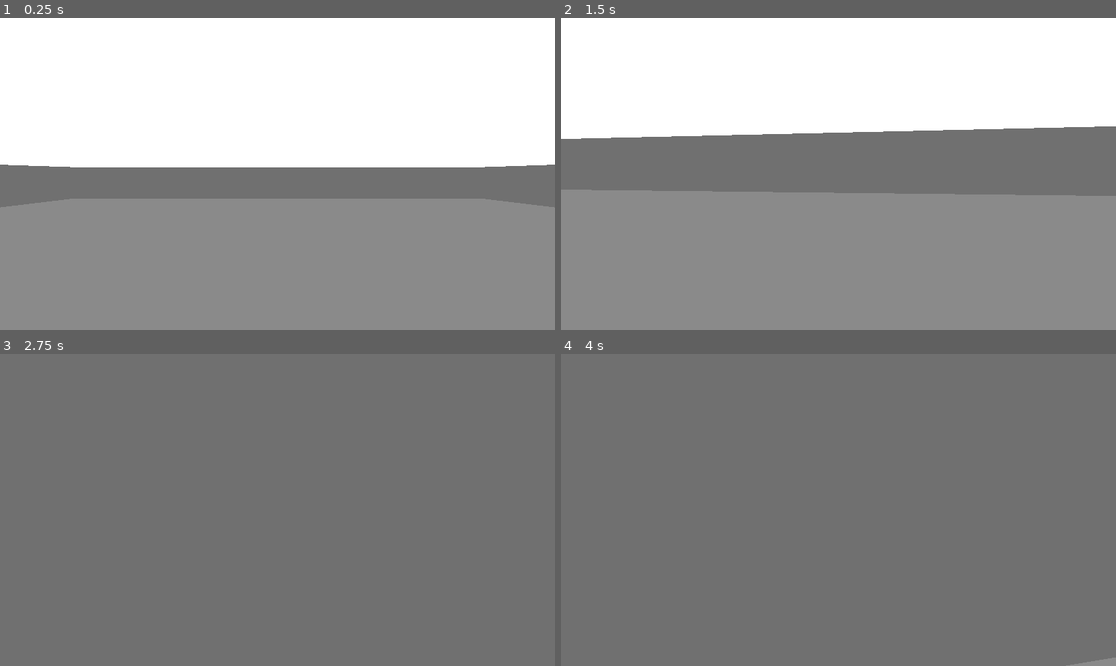
Above: before the commit, frames 1-4 (two rows, left to right).
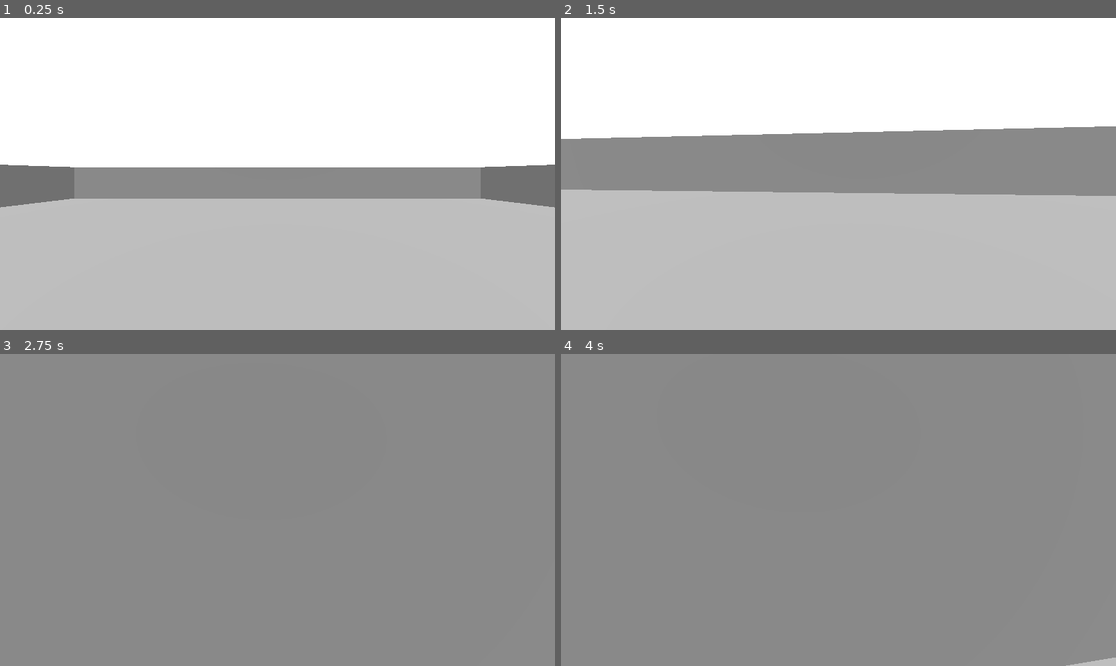
Above: after the commit, the same moments.

Repository: joshgarza/first_person_game
Game: Godot game, scene res://scenes/game.tscn
The game is run twice, just before and just after one commit, with the same random seed, the same clock (stepped at 60 frames per second) and the same inputs.
Inputs (mouse positions are in pixels of both pictures, inside the frame that each line leads up to):
- Up to frame 1 (0.25 s): no input
- Up to frame 2 (1.5 s): move the mouse to (866, 174) at 0.52 s; hold W (move_forward) from 0.53 s (still down); move the mouse to (810, 174) at 1.27 s
- Up to frame 3 (2.75 s): keep holding W (move_forward); move the mouse to (288, 503) at 2.02 s
- Up to frame 4 (4 s): keep holding W (move_forward); tap Enter at 2.75 s; move the mouse to (832, 516) at 2.77 s; tap Space at 3.5 s; move the mouse to (877, 513) at 3.52 s

The runs differ from the first frame. In frame 1, 48% of the frame differs, in the area x 0-100%, y 47-100%; in frame 2, 59%; in frame 3, 82%, in the area x 0-100%, y 0-100%; in frame 4, 80%.

Commit message:
Add sunlight. Add obstacles.

Diff:
--- a/scenes/game.tscn
+++ b/scenes/game.tscn
@@ -1,7 +1,8 @@
-[gd_scene load_steps=6 format=3 uid="uid://cbeevnr5lx51g"]
+[gd_scene load_steps=7 format=3 uid="uid://cbeevnr5lx51g"]
 
 [ext_resource type="PackedScene" uid="uid://dyt3j3fko8ofw" path="res://scenes/player.tscn" id="1_uwrxv"]
 [ext_resource type="PackedScene" uid="uid://bci73u8so2kau" path="res://scenes/wall.tscn" id="2_yqjtg"]
+[ext_resource type="PackedScene" uid="uid://b3buspk4gns62" path="res://scenes/obstacle.tscn" id="3_lnu2h"]
 
 [sub_resource type="BoxShape3D" id="BoxShape3D_8cj0n"]
 size = Vector3(20, 1, 20)
@@ -41,3 +42,15 @@
 
 [node name="wall4" parent="." instance=ExtResource("2_yqjtg")]
 transform = Transform3D(-4.37114e-08, 0, 1, 0, 1, 0, -1, 0, -4.37114e-08, 0, 0, 10)
+
+[node name="obstacle" parent="." instance=ExtResource("3_lnu2h")]
+transform = Transform3D(-8.74228e-08, 0, 4, 0, 3, 0, -2, 0, -1.74846e-07, 0, 0, 7.53477)
+
+[node name="obstacle2" parent="." instance=ExtResource("3_lnu2h")]
+transform = Transform3D(2, 0, 0, 0, 2, 0, 0, 0, 2, 4.0602, 0, 7.19814)
+
+[node name="obstacle3" parent="." instance=ExtResource("3_lnu2h")]
+transform = Transform3D(2, 0, 0, 0, 1, 0, 0, 0, 2, 5.7429, 0, 4.40413)
+
+[node name="DirectionalLight3D" type="DirectionalLight3D" parent="."]
+transform = Transform3D(1, 0, 0, 0, 0.478876, 0.877883, 0, -0.877883, 0.478876, 3.71371, 4.60486, -13.9319)
--- /dev/null
+++ b/scenes/obstacle.tscn
@@ -0,0 +1,20 @@
+[gd_scene load_steps=4 format=3 uid="uid://b3buspk4gns62"]
+
+[sub_resource type="BoxShape3D" id="BoxShape3D_3xr6u"]
+
+[sub_resource type="StandardMaterial3D" id="StandardMaterial3D_3xr6u"]
+albedo_color = Color(0.674366, 0.5187, 0.973096, 1)
+
+[sub_resource type="BoxMesh" id="BoxMesh_7ukg5"]
+material = SubResource("StandardMaterial3D_3xr6u")
+
+[node name="obstacle" type="Node3D"]
+
+[node name="StaticBody3D" type="StaticBody3D" parent="."]
+
+[node name="CollisionShape3D" type="CollisionShape3D" parent="StaticBody3D"]
+shape = SubResource("BoxShape3D_3xr6u")
+
+[node name="MeshInstance3D" type="MeshInstance3D" parent="StaticBody3D"]
+mesh = SubResource("BoxMesh_7ukg5")
+skeleton = NodePath("../CollisionShape3D")
